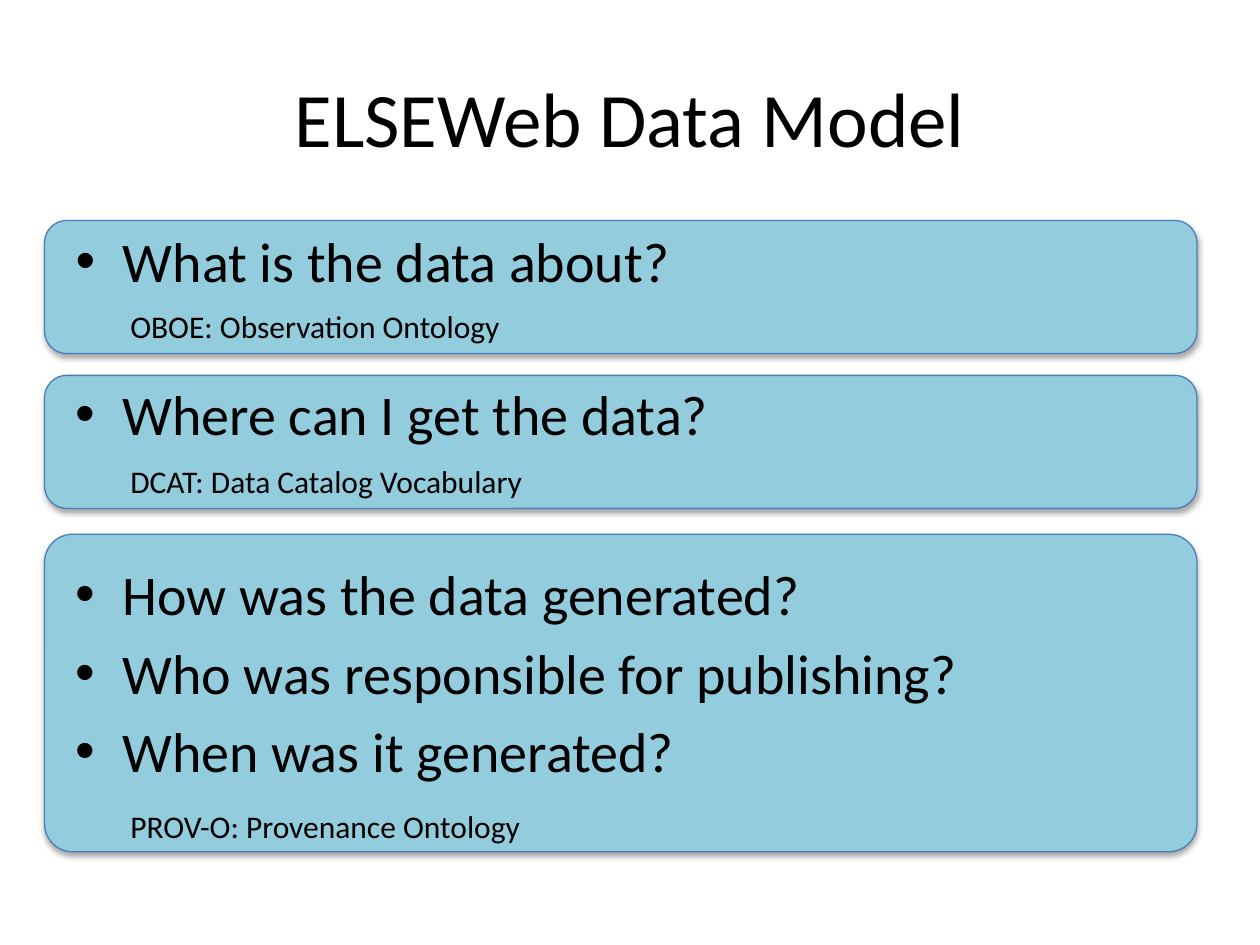
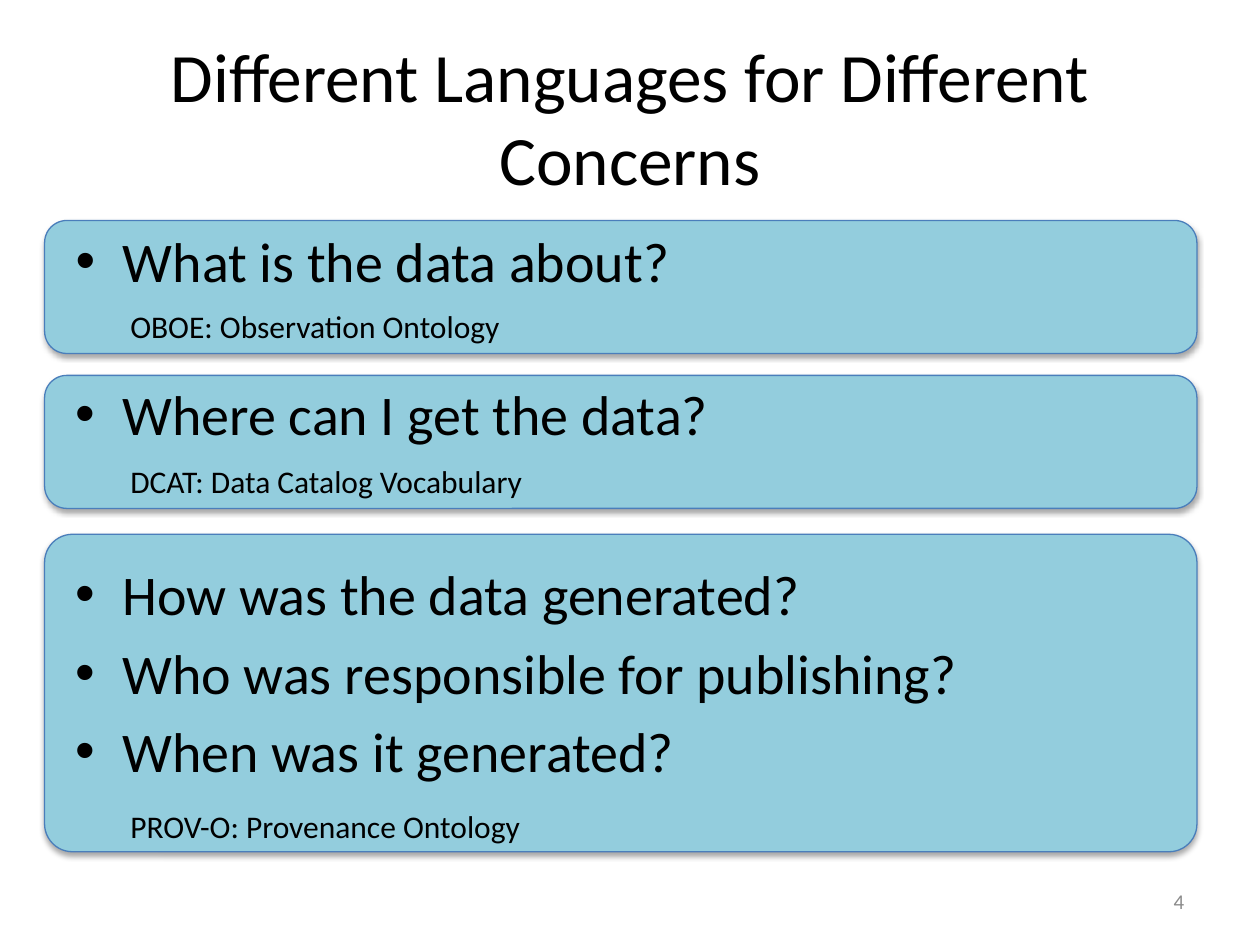
Before and after one commit to roomthily/ELSeWeb, a slide deck: slide 4 of documents/presentations/2013/ELSEweb-EDAC-PROV.pptx (slide 6 before the commit). Drawn at 1260x945 pixels with LibreOffice and Linux fonts; fonts in the diff are those of the drawing. Boxes give left, top, right and bottom in pixels: in the first picture for what was removed or moved away, otherwise in the second. Text is boxed around its words. In the diff, an @@ line names an element or a change of style, - is before the commit and + after.

```diff
--- a/documents/presentations/2013/ELSEweb-EDAC-PROV.pptx
+++ b/documents/presentations/2013/ELSEweb-EDAC-PROV.pptx
@@ title at (171,54,1088,186): text changed; size 44 to 39.6 pt @@
-ELSEWeb Data Model
+Different Languages for Different Concerns
@@ page number added at (1174,895,1185,909), 12 pt, text #8C8C8C @@
+4
```
Also in this commit, not shown: 5 other slides changed, 14 slides added, 1 slide removed, 7 other files.
